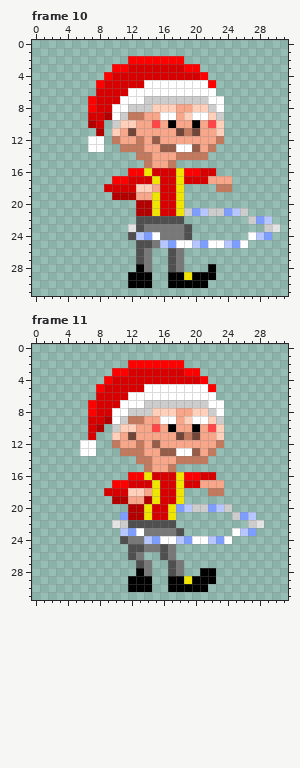
A pixel-art file gets an edit: ase/hula_hoop.ase. The picture above is the old version.
32x32 pixels, 37 frames. Colours within 5 levels of each other are drawn and written as one. Shown: frame 10, frame 11. The commit also changed other frames, which this record leaves out.
After:
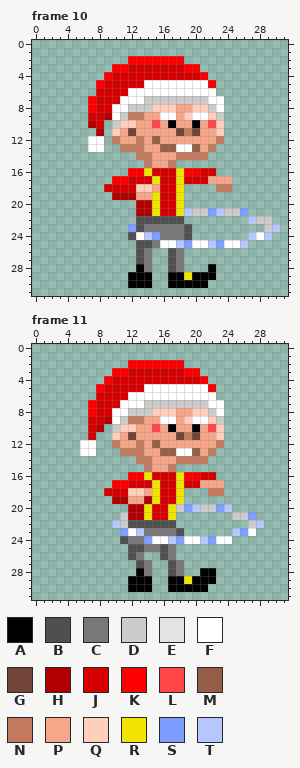
Palette (. is transparent): A #000000  B #4f4f4f  C #787878  D #cccccc  E #e3e3e3  F #ffffff  G #714538  H #b20000  J #d70000  K #ff0000  L #ff4545  M #965d49  N #c3795d  P #f7a68a  Q #ffcfba  R #f0e400  S #7d9eff  T #b6c7ff
From the commit log: The hula hoop now spins
Difference:
Frame 10, layer "Layer 1":
Colour S becomes colour D in row 21 at x 20 and 24; in row 22 at x 28.
Colour T becomes colour D in row 21 at x 21 and 25; in row 22 at x 29.
Colour S becomes colour F in row 25 at x 17, 21 and 25.
Colour T becomes colour F in row 24 at x 13 and 28; in row 25 at x 16, 20 and 24.
Colour D becomes colour S in row 21 at x 22 and 26.
Colour E becomes colour S in row 23 at x 12.
Colour F becomes colour S in row 24 at x 15; in row 25 at x 19 and 23.
Colour D becomes colour T in row 21 at x 19 and 23; in row 22 at x 27.
Colour E becomes colour T in row 23 at x 30.
Colour F becomes colour T in row 24 at x 27; in row 25 at x 18, 22 and 26.
Colour S becomes colour T in row 24 at x 14 and 29.
Frame 11, layer "Layer 1":
Colour S becomes colour D in row 20 at x 18 and 22; in row 21 at x 11 and 26.
Colour S becomes colour F in row 23 at x 12 and 27; in row 24 at x 15, 19 and 23.
Colour T becomes colour S in row 20 at x 19 and 23; in row 21 at x 27; in row 23 at x 11 and 26; in row 24 at x 14, 18 and 22.
Colour D becomes colour T in row 20 at x 20 and 24.
Colour E becomes colour T in row 22 at x 10 and 28.
Colour F becomes colour T in row 23 at x 13 and 25; in row 24 at x 17 and 21.
Pixel boxes of the changes (left, top, right, bottom) in both pictures:
changed: (128, 208, 280, 248)
changed: (112, 504, 264, 544)
